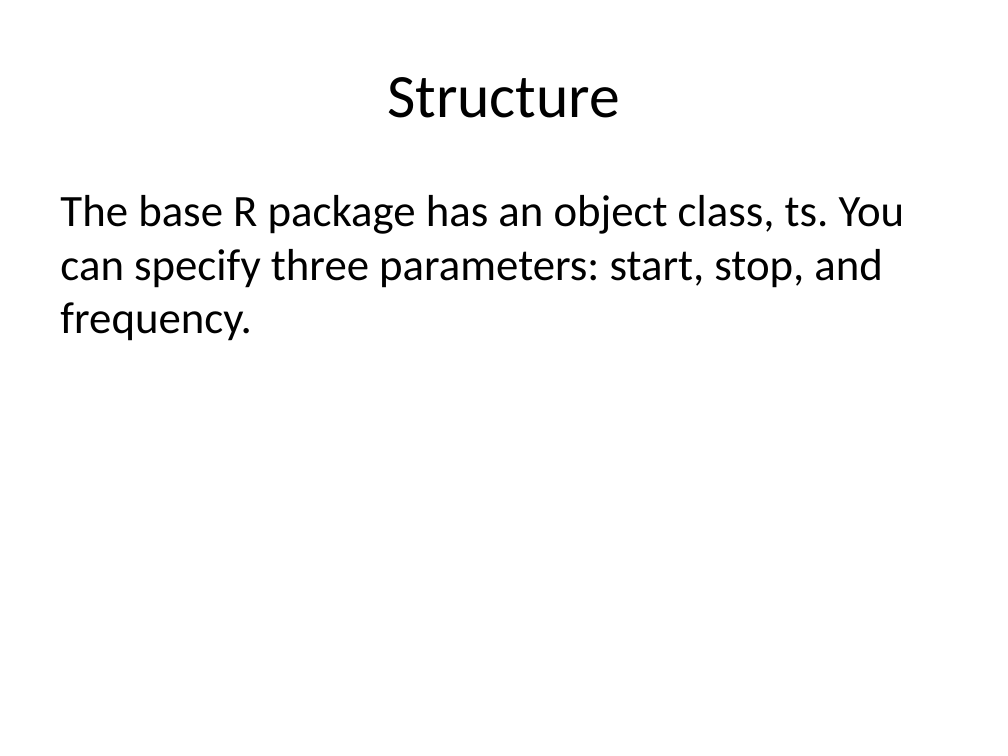
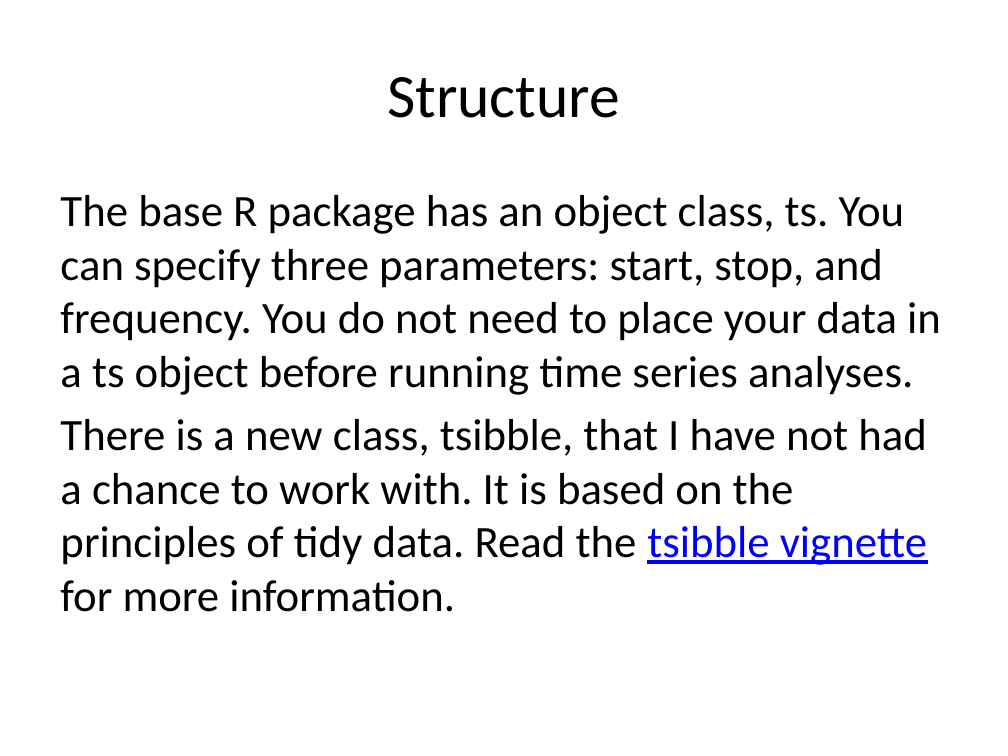
Before and after one commit to pmean/basic-time-series, a slide deck: slide 4 of src/basics.pptx. Drawn at 1008x756 pixels with LibreOffice and Linux fonts; fonts in the diff are those of the drawing. Boxes give left, top, right and bottom in pixels: in the first picture for what was removed or moved away, otherwise in the second. Text is boxed around its words. In the diff, an @@ line names an element or a change of style, - is before the commit and + after.

```diff
--- a/src/basics.pptx
+++ b/src/basics.pptx
@@ text at (60, 195, 941, 612): text changed @@
-The base R package has an object class, ts. You can specify three parameters: start, stop, and frequency.
+The base R package has an object class, ts. You can specify three parameters: start, stop, and frequency. You do not need to place your data in a ts object before running time series analyses.
+There is a new class, tsibble, that I have not had a chance to work with. It is based on the principles of tidy data. Read the tsibble vignette for more information.
```
Also in this commit, not shown: 2 other slides changed, 6 slides added, 1 slide removed, 2 other files.
